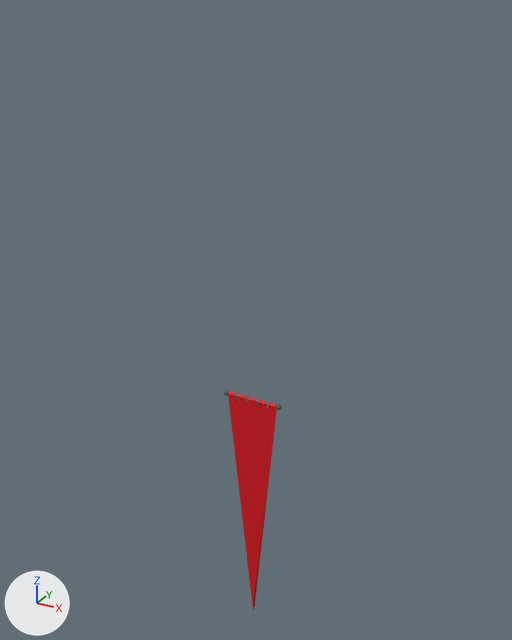
An edit to the glTF model Assets/3D_Models/Banners.glb, drawn before and after from the same camera.
Camera for both pictures: a camera (50 mm lens) standing at (5.54, -9.94, 6.59) and looking at (-0.13, 0.38, 1.43). The axes (+X, +Y, +Z) are drawn at lower left. The lights are the same throughout. Where no turn or scale is listed for an object, it has been applied to the vertices.

In view in the first picture: 'Cube.001', 'Cube.002', 'Cube.003', 'Cube.004', 'Mount', 'Mount.001', 'Mount.002', 'Mount.003', 'Mount.004', 'Mount.005', 'Pennant', 'Sphere', 'Sphere.001'.
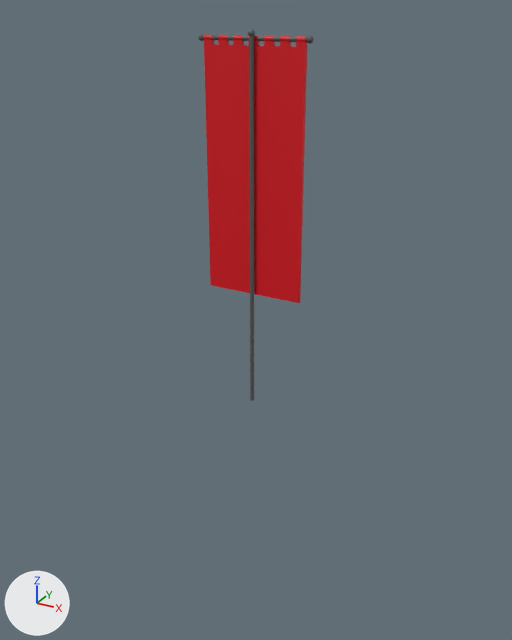
What differs and where, as boxes (x1, y1, x2, y2) in the pictures (512 x 640 px):
'Banner', added (red): after (204, 44, 307, 303)
'Pennant', deleted (red): before (228, 399, 277, 609)
'Post', added: after (249, 36, 254, 401)
'Mount', moved: before (227, 391, 277, 408); after (203, 35, 307, 42)
'Cube', moved: before (268, 407, 277, 412); after (296, 41, 307, 47)
'Cube.001', moved: before (258, 404, 267, 409); after (280, 41, 291, 47)
'Cube.004', moved: before (228, 395, 237, 401); after (233, 40, 244, 45)
'Mount.001', moved: before (268, 402, 276, 408); after (296, 36, 307, 42)
'Cube.002', moved: before (248, 401, 257, 406); after (264, 41, 275, 46)
'Mount.002', moved: before (258, 399, 267, 405); after (280, 36, 290, 41)
'Mount.003', moved: before (248, 397, 256, 403); after (264, 36, 274, 42)
'Mount.005', moved: before (228, 391, 236, 397); after (233, 35, 243, 40)
'Sphere', moved: before (276, 404, 282, 410); after (248, 29, 255, 36)
'Cube.003', moved: before (238, 398, 247, 403); after (248, 40, 259, 46)
'Sphere.001', moved: before (224, 390, 229, 395); after (306, 36, 314, 44)
'Mount.004', moved: before (238, 394, 246, 400); after (248, 35, 258, 40)
'Cube.005', added: after (218, 40, 229, 45)
'Cube.006', added: after (204, 39, 214, 45)
'Mount.006', added: after (218, 35, 227, 40)

The change in detail:
Mesh me_post is new.
It has 51 vertices, 98 faces and spans x -0.04..0.04, y -0.04..0.04, z 0.0..6.25.
It uses material mat_farming_mat_2_2_1_000 (dark grey #595959).
Mesh me_banner is new.
It has 12 vertices, 20 faces and spans x -0.87..0.87, y -0.07..0.0, z -4.0..0.0.
It uses material mat_farming_mat_0_0_1_000 (red #d90416).
Mesh me_cube_006 is new.
It is a box spanning x -0.15..0.0, y -0.034..0.034, z -0.1..0.0.
It uses material mat_farming_mat_0_0_1_000 (red #d90416).
Mesh me_cube_005 is new.
It is a box spanning x -0.15..0.0, y -0.034..0.034, z -0.1..0.0.
It uses material mat_farming_mat_0_0_1_000 (red #d90416).
Mesh me_mount_006 is new.
It has 51 vertices, 98 faces and spans x -0.15..0.0, y -0.042..0.042, z -0.042..0.042.
It uses material mat_farming_mat_0_0_1_000 (red #d90416).
Object 'Mount' (ob_mount) moves from (0.0, 0.0, 0.0) to (0.0, 0.075, 6.175).
In object 'Sphere' (ob_sphere), parent goes from ob_mount to ob_post.
Object 'Sphere.001' (ob_sphere_001) moves from (-0.55, 0.0, 0.0) to (0.93, 0.08, 6.17).
Object 'Mount.001' (ob_mount_001) moves from (0.49, 0.0, 0.0) to (0.87, 0.08, 6.17).
Object 'Cube' (ob_cube) moves from (0.49, 0.0, 0.0) to (0.87, 0.08, 6.17).
Object 'Mount.002' (ob_mount_002) moves from (0.28, 0.0, 0.0) to (0.6, 0.08, 6.17).
Object 'Cube.001' (ob_cube_001) moves from (0.28, 0.0, 0.0) to (0.6, 0.08, 6.17).
Object 'Mount.003' (ob_mount_003) moves from (0.08, 0.0, 0.0) to (0.34, 0.08, 6.17).
Object 'Cube.002' (ob_cube_002) moves from (0.08, 0.0, 0.0) to (0.34, 0.08, 6.17).
Object 'Mount.004' (ob_mount_004) moves from (-0.13, 0.0, 0.0) to (0.07, 0.08, 6.17).
Object 'Cube.003' (ob_cube_003) moves from (-0.13, 0.0, 0.0) to (0.07, 0.08, 6.17).
Object 'Mount.005' (ob_mount_005) moves from (-0.34, 0.0, 0.0) to (-0.19, 0.08, 6.17).
Object 'Cube.004' (ob_cube_004) moves from (-0.34, 0.0, 0.0) to (-0.19, 0.08, 6.17).
Object 'Pennant' (ob_pennant) is deleted.
Object 'Post' (ob_post) is new; it shows me_post.
Its parent is ob_banners.
Its location is (0.0, 0.0, 0.0).
Object 'Banner' (ob_banner) is new; it shows me_banner.
Its location is (0.0, 0.11, 6.07).
Object 'Cube.006' (ob_cube_006) is new; it shows me_cube_006.
Its location is (-0.72, 0.08, 6.17).
Object 'Cube.005' (ob_cube_005) is new; it shows me_cube_005.
Its location is (-0.45, 0.08, 6.17).
Object 'Mount.006' (ob_mount_006) is new; it shows me_mount_006.
Its location is (-0.45, 0.08, 6.17).
